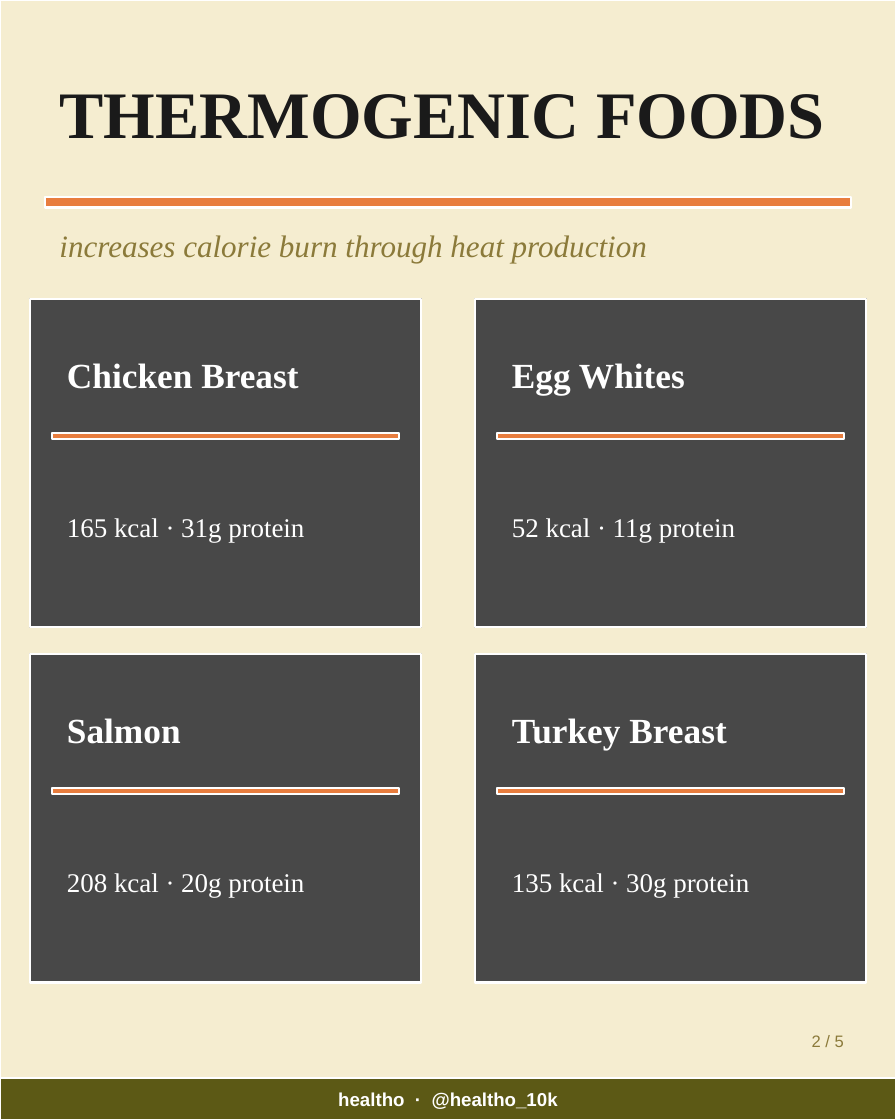
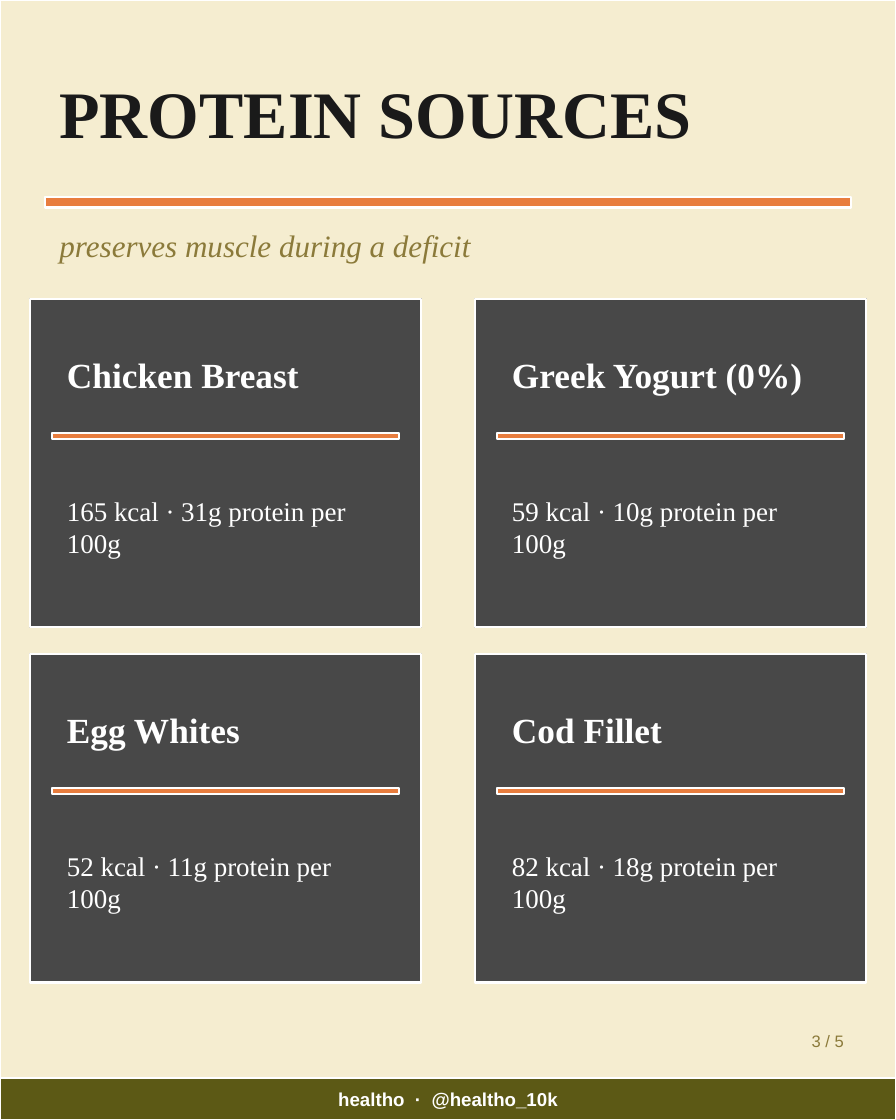
Before and after one commit to healtho-app/healtho, a slide deck: slide 3 of automation/output/latest-carousel.pptx (slide 2 before the commit). Drawn at 896x1120 pixels with LibreOffice and Linux fonts; fonts in the diff are those of the drawing; grey boxes stand for pictures. Boxes give left, top, right and bottom in pixels: in the first picture for what was removed or moved away, otherwise in the second. Text is boxed around its words. In the diff, an @@ line names an element or a change of style, - is before the commit and + after.

```diff
--- a/automation/output/latest-carousel.pptx
+++ b/automation/output/latest-carousel.pptx
@@ text at (x1=59, y1=94, x2=691, y2=139): text changed @@
-THERMOGENIC FOODS
+PROTEIN SOURCES
@@ text at (x1=59, y1=235, x2=471, y2=263): text changed @@
-increases calorie burn through heat production
+preserves muscle during a deficit
@@ text at (x1=512, y1=363, x2=802, y2=395): text changed @@
-Egg Whites
+Greek Yogurt (0%)
@@ text at (x1=67, y1=502, x2=345, y2=558): text changed @@
-165 kcal · 31g protein
+165 kcal · 31g protein per 100g
@@ text at (x1=512, y1=502, x2=777, y2=558): text changed @@
-52 kcal · 11g protein
+59 kcal · 10g protein per 100g
@@ text at (x1=67, y1=718, x2=240, y2=750): text changed @@
-Salmon
+Egg Whites
@@ text at (x1=512, y1=718, x2=662, y2=744): text changed @@
-Turkey Breast
+Cod Fillet
@@ text at (x1=67, y1=857, x2=331, y2=914): text changed @@
-208 kcal · 20g protein
+52 kcal · 11g protein per 100g
@@ text at (x1=512, y1=857, x2=777, y2=914): text changed @@
-135 kcal · 30g protein
+82 kcal · 18g protein per 100g
@@ text at (x1=812, y1=1035, x2=844, y2=1047): text changed @@
-2 / 5
+3 / 5
```
Also in this commit, not shown: 4 other slides changed, 5 other files.
